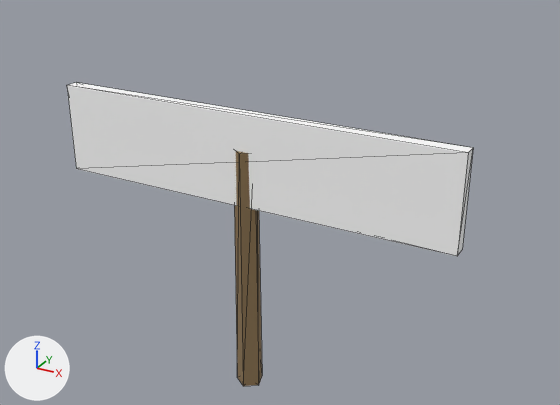
What one commit did to the glTF model exports/glb/sign.glb.
Rendered twice from a 50 mm lens placed at (1.79, -2.93, 2.48), pointed at (0.12, 0.12, 0.96). Every picture has the same lights, and +X, +Y and +Z are marked at lower left. The first picture is the older version. Mesh edges are drawn as thin lines. Where no turn or scale is listed for an object, it has been applied to the vertices. Vertices at exactly the same position are counted once.

In view in the first picture: 'Mesh_1', 'Sign_Board'.
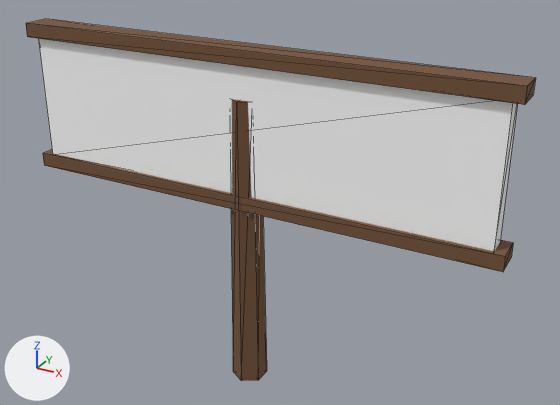
What differs and where, as boxes [x1, y1, x2, y2] in the pictures (560 x 405 px):
```json
{"object": "Sign_Board", "change": "moved, rescaled", "before": [67, 82, 473, 256], "after": [39, 39, 517, 251], "on screen": "18% wider, 22% taller"}
{"object": "Mesh_3", "change": "added", "after": [26, 19, 536, 105], "on screen": "brown"}
{"object": "Mesh_2", "change": "added", "after": [43, 150, 513, 272]}
{"object": "Mesh_1", "change": "recoloured, reshaped, moved", "before": [234, 151, 262, 386], "after": [231, 99, 267, 380], "on screen": "28% wider, 19% taller"}
```

Edits to the scene script, one JSON object a line:
```json
{"op": "set", "path": "mat_material_1.base_color", "old": "(0.27, 0.181, 0.0887)", "new": "(0.178, 0.0887, 0.0437)", "note": "brown #8e7654 -> brown #75543b"}
{"op": "add", "block": "mat_material_3", "code": ["mat_material_3 = principled_material('Material_3')", "mat_material_3.base_color = (0.178, 0.0887, 0.0437)  # brown #75543b", "mat_material_3.roughness = 1.0"]}
{"op": "add", "block": "mat_material_2", "code": ["mat_material_2 = principled_material('Material_2')", "mat_material_2.base_color = (0.178, 0.0887, 0.0437)  # brown #75543b", "mat_material_2.roughness = 1.0"]}
{"block": "me_mesh_0", "where": "# used by ob_sign_board; location = (0.0, 0.0, 1.2)"}
{"op": "remove", "block": "me_mesh_0", "code": "me_mesh_0.from_pydata(...)  # 8 vertices, 12 faces; spans x -1.05..1.05, y -0.04..0.04, z -0.23..0.23"}
{"op": "add", "block": "me_mesh_0", "code": "me_mesh_0.from_pydata(...)  # 8 vertices, 12 faces; spans x -1.2..1.2, y -0.05..0.05, z -0.32..0.32"}
{"block": "me_mesh_0", "change": "me_mesh_0 part 1: the whole mesh is scaled about its middle by (1.14, 1.29, 1.41)"}
{"block": "me_mesh_1", "where": "# used by ob_mesh_1; location = (0.0, 0.0, 0.6)"}
{"op": "remove", "block": "me_mesh_1", "code": "me_mesh_1.from_pydata(...)  # 14 vertices, 20 faces; spans x -0.067..0.067, y -0.07..0.057, z -0.65..0.65"}
{"op": "add", "block": "me_mesh_1", "code": "me_mesh_1.from_pydata(...)  # 16 vertices, 24 faces; spans x -0.078..0.078, y -0.09..0.09, z -0.75..0.75"}
{"block": "me_mesh_1", "change": "me_mesh_1 part 2: the whole mesh is rebuilt"}
{"op": "add", "block": "me_mesh_3", "code": ["me_mesh_3 = bpy.data.meshes.new('Mesh_3')", "me_mesh_3.from_pydata(...)  # a box spanning x -1.25..1.25, y -0.07..0.07, z -0.04..0.04", "me_mesh_3.materials.append(mat_material_3)  # brown #75543b"]}
{"op": "add", "block": "me_mesh_2", "code": ["me_mesh_2 = bpy.data.meshes.new('Mesh_2')", "me_mesh_2.from_pydata(...)  # a box spanning x -1.25..1.25, y -0.07..0.07, z -0.04..0.04", "me_mesh_2.materials.append(mat_material_2)  # brown #75543b"]}
{"op": "set", "path": "ob_sign_board.location", "old": "(0.0, 0.0, 1.2)", "new": "(0.0, 0.0, 1.35)"}
{"op": "set", "path": "ob_mesh_1.location", "old": "(0.0, 0.0, 0.6)", "new": "(0.0, 0.0, 0.75)"}
{"op": "add", "block": "ob_mesh_3", "code": ["ob_mesh_3 = bpy.data.objects.new('Mesh_3', me_mesh_3)", "ob_mesh_3.location = (0.0, 0.0, 1.7)"]}
{"op": "add", "block": "ob_mesh_2", "code": ["ob_mesh_2 = bpy.data.objects.new('Mesh_2', me_mesh_2)", "ob_mesh_2.location = (0.0, 0.0, 1.0)"]}
```
